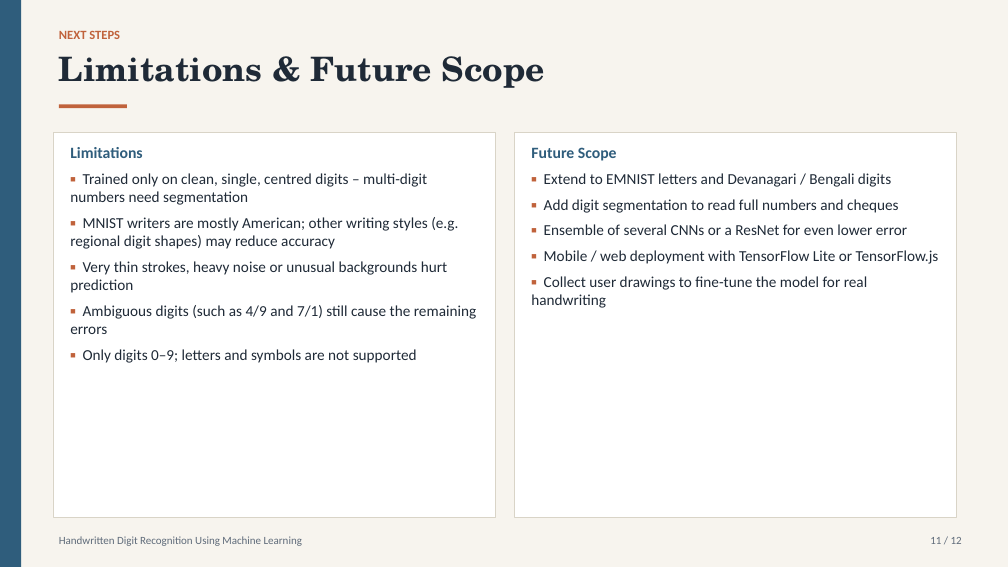
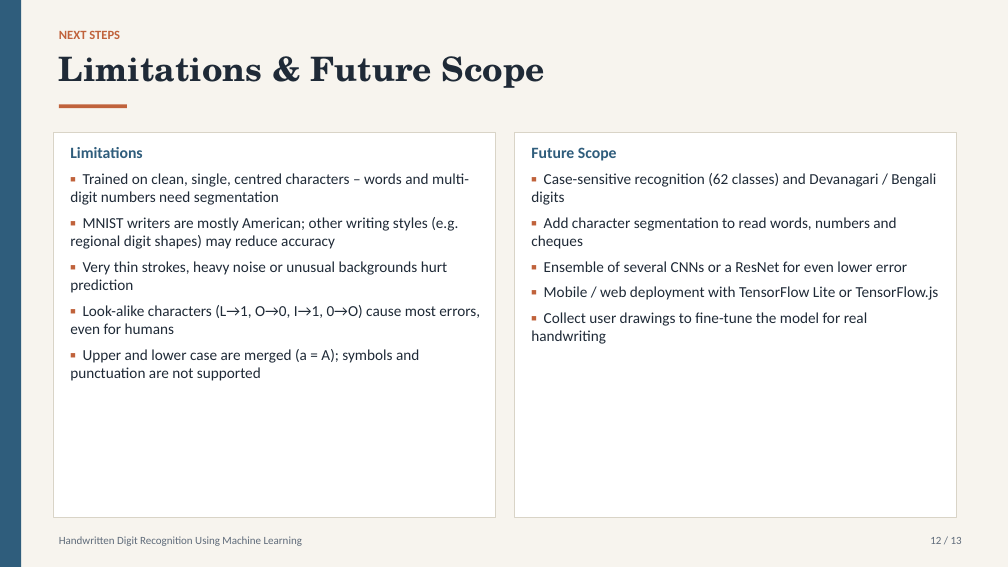
Before and after one commit to LostRunes/digirecog, a slide deck: slide 12 of Handwritten_Digit_Recognition.pptx (slide 11 before the commit). Drawn at 1008x567 pixels with LibreOffice and Linux fonts; fonts in the diff are those of the drawing. Boxes give left, top, right and bottom in pixels: in the first picture for what was removed or moved away, otherwise in the second. Text is boxed around its words. In the diff, an @@ line names an element or a change of style, - is before the commit and + after.

Commit message:
Add letter recognition: 36-class CNN on EMNIST (0-9, A-Z), mode switch in app, updated PPT

```diff
--- a/Handwritten_Digit_Recognition.pptx
+++ b/Handwritten_Digit_Recognition.pptx
@@ text at <box>70,173,469,205</box>: text changed @@
-▪ Trained only on clean, single, centred digits – multi-digit numbers need segmentation
+▪ Trained on clean, single, centred characters – words and multi-digit numbers need segmentation
@@ text at <box>531,173,936,249</box>: text changed @@
-▪ Extend to EMNIST letters and Devanagari / Bengali digits
-▪ Add digit segmentation to read full numbers and cheques
+▪ Case-sensitive recognition (62 classes) and Devanagari / Bengali digits
+▪ Add character segmentation to read words, numbers and cheques
@@ text at <box>70,305,480,381</box>: text changed @@
-▪ Ambiguous digits (such as 4/9 and 7/1) still cause the remaining errors
-▪ Only digits 0–9; letters and symbols are not supported
+▪ Look-alike characters (L→1, O→0, I→1, 0→O) cause most errors, even for humans
+▪ Upper and lower case are merged (a = A); symbols and punctuation are not supported
@@ text at <box>930,537,962,544</box>: text changed @@
-11 / 12
+12 / 13
```
Also in this commit, not shown: 10 other slides changed, 1 slide added, 19 other files.
